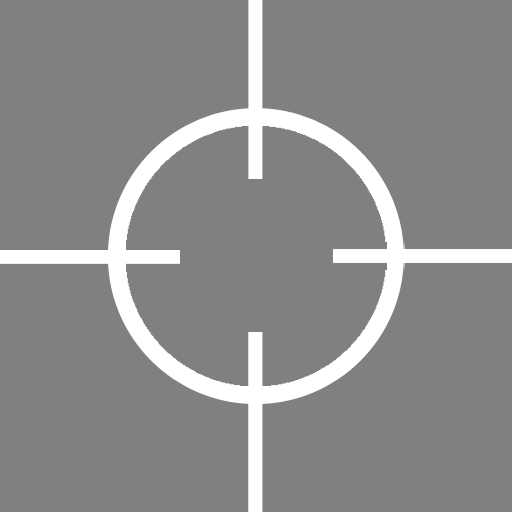
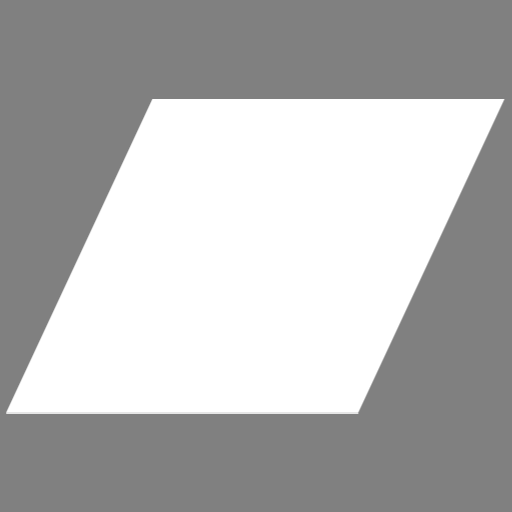
Two versions of the same layered image (w=512, h=512). Layer-by-layer changes:
added layer "Layer 5" above "Aim" over (6, 99, 505, 414)
moved "Layer 1" into group "Aim" over (0, 0, 512, 512)
moved "Layer 4" into group "Aim" over (108, 108, 405, 404)
moved "Layer 3" into group "Aim" over (0, 0, 512, 512)
